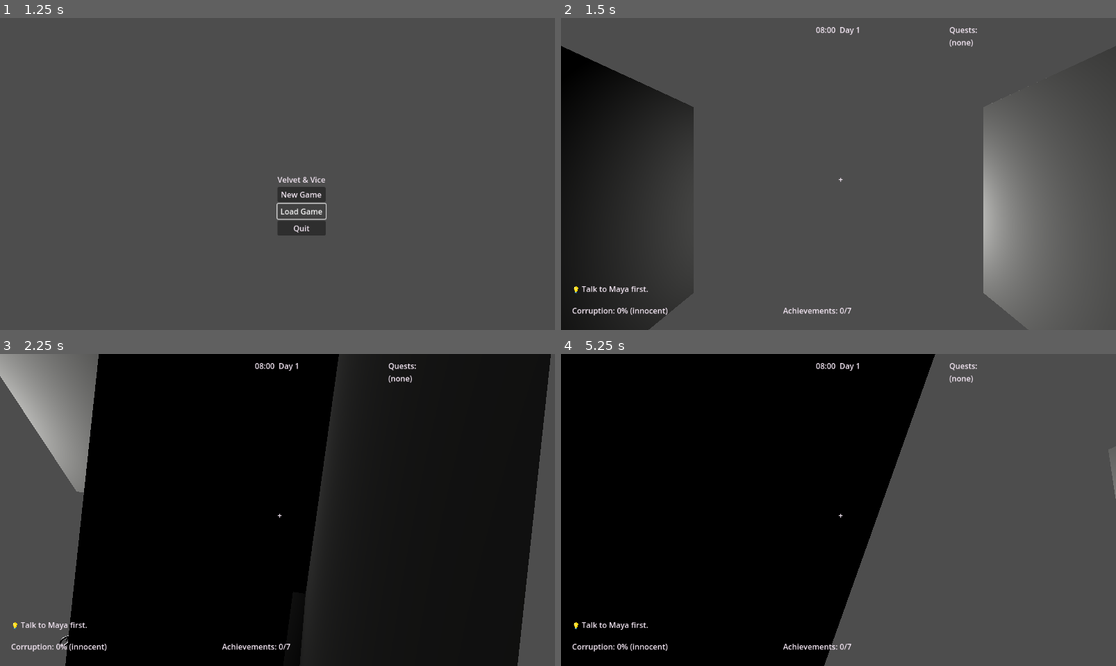
Above: before the commit, frames 1-4 (two rows, left to right).
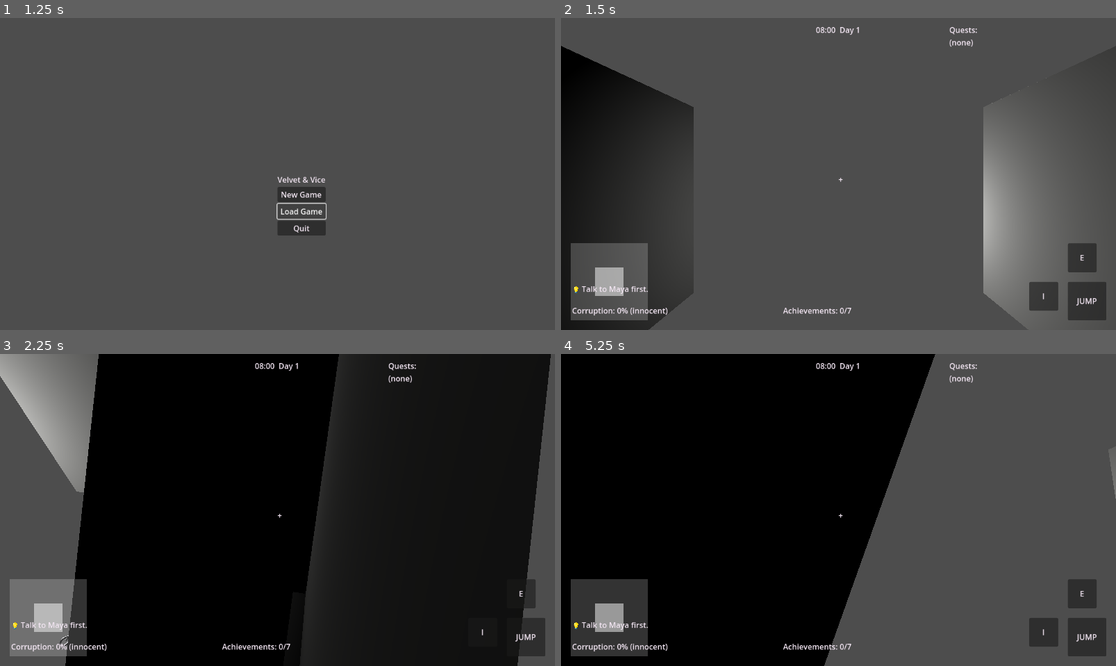
Above: after the commit, the same moments.

Repository: wippsanrinthailand80-commits/velvet-and-vice
Game: Godot game, scene res://scenes/main_menu.tscn
Two runs of this game, one before a commit and one after it. Both use one fixed random seed, a clock stepped at 60 frames per second and the inputs below.
Inputs (mouse positions are in pixels of both pictures, inside the frame that each line leads up to):
- Up to frame 1 (1.25 s): click "Load Game" at 0.5 s
- Up to frame 2 (1.5 s): click "New Game" at 1.25 s
- Up to frame 3 (2.25 s): click (527, 637) at 2 s, where only the run after the commit has a clickable "JUMP"
- Up to frame 4 (5.25 s): click (1082, 594) at 2.75 s, where only the run after the commit has a clickable "E"; click (1043, 631) at 3.5 s, where only the run after the commit has a clickable "I"; tap Enter at 4.25 s; move the mouse to (866, 510) at 4.27 s; hold W (move_forward) from 4.28 s (still down); tap E (interact) at 4.35 s; tap Space (jump) at 4.52, 4.55, 4.82, 5, 5.1 s; move the mouse to (810, 510) at 5.02 s

Frame 1 is identical in both runs. In frame 2, 5.1% of the frame differs, in the area x 1-99%, y 72-97%; in frame 3, 4.0%; in frame 4, 5.1%.
Error in both runs: Invalid assignment of property or key 'text' with value of type 'String' on a base object of type 'null instance'. (res://scripts/main_menu.gd:17)

Commit message:
Add touch controls for Android + material enhancer

Diff:
--- a/scenes/main.tscn
+++ b/scenes/main.tscn
@@ -17,6 +17,7 @@
 [ext_resource path="res://scripts/settings_menu.gd" type="Script" id=15]
 [ext_resource path="res://scripts/hint_ui.gd" type="Script" id=16]
 [ext_resource path="res://scripts/crafting_ui.gd" type="Script" id=17]
+[ext_resource path="res://scripts/touch_controls.gd" type="Script" id=18]
 
 [node name="Main" type="Node3D"]
 
@@ -411,3 +412,7 @@
 anchor_right = 0.98
 anchor_bottom = 0.08
 text = "End"
+[node name="TouchControls" type="Control" parent="."]
+anchor_right = 1.0
+anchor_bottom = 1.0
+script = ExtResource( 18 )
--- /dev/null
+++ b/scripts/material_enhancer.gd
@@ -0,0 +1,26 @@
+# Material Enhancer - improves materials at runtime with better colors and properties
+extends Node
+
+func _ready():
+    # Enhance all materials in the scene
+    call_deferred("_enhance_scene")
+
+func _enhance_scene():
+    var root = get_tree().current_scene
+    if root == null:
+        return
+    _enhance_node(root)
+
+func _enhance_node(node: Node):
+    if node is MeshInstance3D:
+        for i in range(node.get_surface_override_material_count()):
+            var mat = node.get_surface_override_material(i)
+            if mat == null:
+                mat = node.mesh.surface_get_material(i) if node.mesh else null
+            if mat is StandardMaterial3D:
+                # Improve material properties
+                mat.roughness = clamp(mat.roughness, 0.3, 0.9)
+                if mat.albedo_color == Color.WHITE:
+                    mat.albedo_color = Color(0.8, 0.7, 0.6)
+    for child in node.get_children():
+        _enhance_node(child)
--- a/scripts/player.gd
+++ b/scripts/player.gd
@@ -15,6 +15,7 @@
 # State
 var is_in_sex_scene: bool = false
 var footstep_timer: float = 0.0
+var touch_move: Vector2 = Vector2.ZERO
 
 func _ready():
     GameManager.player = self
@@ -47,7 +48,7 @@
     # Gravity
     if not is_on_floor():
         velocity.y -= gravity * delta
-    # Movement input
+    # Movement input (keyboard + touch)
     var input_vec = Vector3.ZERO
     if Input.is_action_pressed("move_forward"):
         input_vec -= transform.basis.z
@@ -57,6 +58,10 @@
         input_vec -= transform.basis.x
     if Input.is_action_pressed("move_right"):
         input_vec += transform.basis.x
+    # Touch input
+    if touch_move.length() > 0.1:
+        input_vec -= transform.basis.z * touch_move.y
+        input_vec += transform.basis.x * touch_move.x
     input_vec = input_vec.normalized()
     velocity.x = input_vec.x * move_speed
     velocity.z = input_vec.z * move_speed
@@ -102,6 +107,16 @@
     if interact_target and interact_target.has_method("interact"):
         interact_target.interact(self)
 
+func set_touch_move(vec: Vector2):
+    touch_move = vec
+
+func touch_jump():
+    if is_on_floor():
+        velocity.y = jump_force
+
+func touch_interact():
+    _do_interact()
+
 func get_interact_prompt() -> String:
     if interact_target and interact_target.has_method("get_prompt"):
         return interact_target.get_prompt()
--- /dev/null
+++ b/scripts/touch_controls.gd
@@ -0,0 +1,142 @@
+# Touch Controls - virtual joystick and buttons for mobile/Android
+extends Control
+
+@export var joystick_radius: float = 80.0
+@export var knob_radius: float = 30.0
+@export var deadzone: float = 0.2
+
+var joystick_center: Vector2 = Vector2.ZERO
+var knob_position: Vector2 = Vector2.ZERO
+var joystick_active: bool = false
+var joystick_touch_index: int = -1
+
+var look_touch_index: int = -1
+var last_look_pos: Vector2 = Vector2.ZERO
+
+var move_vector: Vector2 = Vector2.ZERO
+
+signal move_input(vec: Vector2)
+signal look_input(delta: Vector2)
+signal jump_pressed
+signal interact_pressed
+signal inventory_pressed
+
+func _ready():
+    joystick_center = Vector2(joystick_radius + 20, size.y - joystick_radius - 20)
+    knob_position = joystick_center
+    _create_ui()
+    # Connect to player
+    call_deferred("_connect_to_player")
+
+func _connect_to_player():
+    var player = get_node_or_null("/root/Main/Player")
+    if player:
+        move_input.connect(func(vec): player.set_touch_move(vec))
+        jump_pressed.connect(func(): player.touch_jump())
+        interact_pressed.connect(func(): player.touch_interact())
+        look_input.connect(func(delta): _apply_look(delta))
+
+func _apply_look(delta: Vector2):
+    var player = get_node_or_null("/root/Main/Player")
+    if player and player.has_node("CameraPivot"):
+        var pivot = player.get_node("CameraPivot")
+        pivot.rotate_y(-delta.x * 0.005)
+        var cam = pivot.get_node_or_null("Camera")
+        if cam:
+            cam.rotate_x(-delta.y * 0.005)
+            cam.rotation.x = clamp(cam.rotation.x, -1.2, 1.2)
+
+func _create_ui():
+    # Joystick base
+    var base = ColorRect.new()
+    base.color = Color(1, 1, 1, 0.2)
+    base.size = Vector2(joystick_radius * 2, joystick_radius * 2)
+    base.position = joystick_center - Vector2(joystick_radius, joystick_radius)
+    base.name = "JoystickBase"
+    add_child(base)
+
+    # Joystick knob
+    var knob = ColorRect.new()
+    knob.color = Color(1, 1, 1, 0.5)
+    knob.size = Vector2(knob_radius * 2, knob_radius * 2)
+    knob.position = joystick_center - Vector2(knob_radius, knob_radius)
+    knob.name = "JoystickKnob"
+    add_child(knob)
+
+    # Jump button
+    var jump_btn = Button.new()
+    jump_btn.text = "JUMP"
+    jump_btn.size = Vector2(80, 80)
+    jump_btn.position = Vector2(size.x - 100, size.y - 100)
+    jump_btn.pressed.connect(func(): jump_pressed.emit())
+    add_child(jump_btn)
+
+    # Interact button
+    var interact_btn = Button.new()
+    interact_btn.text = "E"
+    interact_btn.size = Vector2(60, 60)
+    interact_btn.position = Vector2(size.x - 100, size.y - 180)
+    interact_btn.pressed.connect(func(): interact_pressed.emit())
+    add_child(interact_btn)
+
+    # Inventory button
+    var inv_btn = Button.new()
+    inv_btn.text = "I"
+    inv_btn.size = Vector2(60, 60)
+    inv_btn.position = Vector2(size.x - 180, size.y - 100)
+    inv_btn.pressed.connect(func(): inventory_pressed.emit())
+    add_child(inv_btn)
+
+func _input(event):
+    if event is InputEventScreenTouch:
+        if event.pressed:
+            # Left side = joystick
+            if event.position.x < size.x / 2:
+                if joystick_touch_index == -1:
+                    joystick_touch_index = event.index
+                    joystick_center = event.position
+                    knob_position = joystick_center
+                    joystick_active = true
+            else:
+                # Right side = look
+                if look_touch_index == -1:
+                    look_touch_index = event.index
+                    last_look_pos = event.position
+        else:
+            if event.index == joystick_touch_index:
+                joystick_touch_index = -1
+                joystick_active = false
+                knob_position = joystick_center
+                move_vector = Vector2.ZERO
+                move_input.emit(move_vector)
+            if event.index == look_touch_index:
+                look_touch_index = -1
+
+    elif event is InputEventScreenDrag:
+        if event.index == joystick_touch_index and joystick_active:
+            var delta = event.position - joystick_center
+            var dist = delta.length()
+            if dist > joystick_radius:
+                delta = delta.normalized() * joystick_radius
+            knob_position = joystick_center + delta
+
+            # Update knob visual
+            var knob = get_node_or_null("JoystickKnob")
+            if knob:
+                knob.position = knob_position - Vector2(knob_radius, knob_radius)
+
+            # Calculate move vector
+            var normalized = delta / joystick_radius
+            if normalized.length() < deadzone:
+                move_vector = Vector2.ZERO
+            else:
+                move_vector = normalized
+            move_input.emit(move_vector)
+
+        elif event.index == look_touch_index:
+            var delta = event.position - last_look_pos
+            last_look_pos = event.position
+            look_input.emit(delta)
+
+func get_move_vector() -> Vector2:
+    return move_vector
Not shown: 1 places in scenes/main.tscn that only renumber resources
